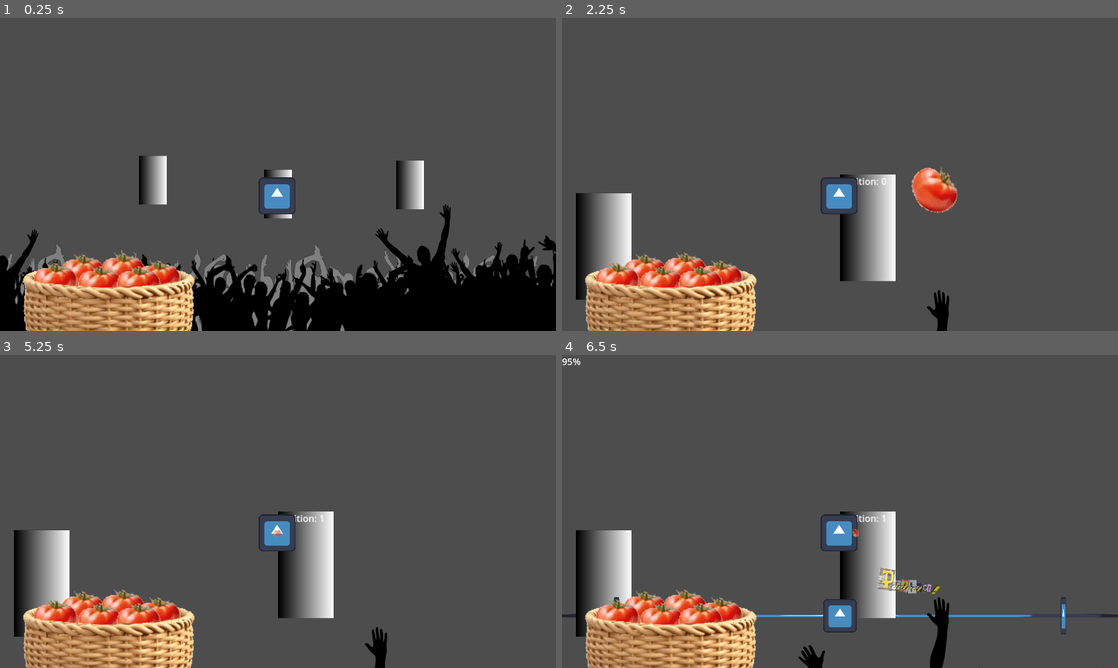
Above: before the commit, frames 1-4 (two rows, left to right).
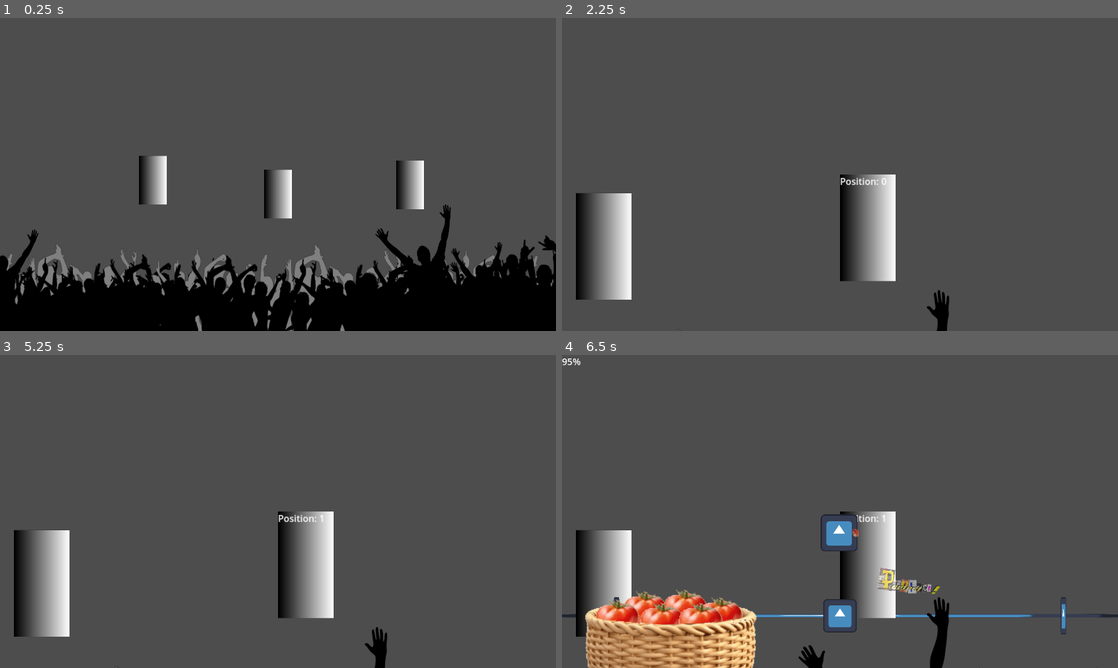
Above: after the commit, the same moments.

Repository: Quarticore/UntitledTomatoGame
Game: Godot game, scene res://scenes/main.tscn
Same seed, same stepped clock (60 frames per second), same inputs: the game is played once before the commit and once after it. The engine's default icon, where the game draws it, is replaced by a stand-in: a white triangle on a blue panel in a dark square. Sound files missing from this copy of the repository are replaced by a short silence.
Inputs (mouse positions are in pixels of both pictures, inside the frame that each line leads up to):
- Up to frame 1 (0.25 s): no input
- Up to frame 2 (2.25 s): move the mouse to (712, 180) at 0.52 s; hold D (InputRight) 0.53-1.28 s; click (712, 180) at 0.6 s; move the mouse to (1117, 255) at 1.27 s; hold A (InputLeft) 1.28-2.03 s; tap S (InputMiddle) at 1.35 s; click (1117, 255) at 1.42 s; move the mouse to (867, 227) at 2.02 s; hold D (InputRight) from 2.03 s (still down); click (867, 227) at 2.1 s
- Up to frame 3 (5.25 s): move the mouse to (250, 574) at 2.77 s; tap S (InputMiddle) at 2.85, 4.35 s; click (250, 574) at 2.92 s; move the mouse to (444, 558) at 3.52 s; release D (InputRight) at 3.53 s; hold A (InputLeft) from 3.53 s (still down); click (444, 558) at 3.6 s; move the mouse to (111, 464) at 4.27 s; move the mouse to (305, 511) at 5.02 s; click (305, 511) at 5.1 s
- Up to frame 4 (6.5 s): move the mouse to (756, 433) at 5.77 s; release A (InputLeft) at 5.78 s; hold D (InputRight) from 5.78 s (still down); tap S (InputMiddle) at 5.85 s

The runs differ from the first frame. In frame 1, 7.2% of the frame differs, in the area x 4-54%, y 50-100%; in frame 2, 8.0%, in the area x 4-72%, y 47-100%; in frame 3, 7.1%; in frame 4, nothing differs.

Commit message:
fix: tomato shooter in gameplay ui

Diff:
--- a/scenes/main.tscn
+++ b/scenes/main.tscn
@@ -145,9 +145,9 @@
 text = "100%"
 label_settings = SubResource("LabelSettings_c8qcq")
 
-[node name="TomatoShooter" parent="." node_paths=PackedStringArray("audio_manager") instance=ExtResource("5_2ftpm")]
+[node name="TomatoShooter" parent="GameplayUI" node_paths=PackedStringArray("audio_manager") instance=ExtResource("5_2ftpm")]
 position = Vector2(957, 614)
-audio_manager = NodePath("../GameContainer/GameViewport/AudioManager")
+audio_manager = NodePath("../../GameContainer/GameViewport/AudioManager")
 
 [connection signal="hovered" from="GameContainer/GameViewport/Member1" to="GameContainer/GameViewport/SelectionManager" method="_on_member_hovered"]
 [connection signal="selected" from="GameContainer/GameViewport/Member1" to="GameContainer/GameViewport/SelectionManager" method="_on_member_selected"]
